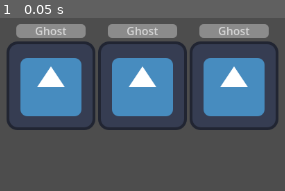
Above: before the commit, frame 1.
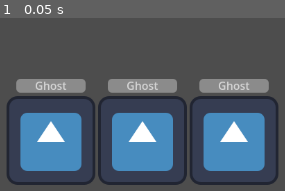
Above: after the commit, the same moment.

Repository: MrFaceguy/slay-the-park
Game: Godot game, scene res://Resources/Enemies/MainScene.tscn
Same seed, same stepped clock (60 frames per second), same inputs: the game is played once before the commit and once after it. The project has no main scene, so this scene is started directly. The engine's default icon, where the game draws it, is replaced by a stand-in: a white triangle on a blue panel in a dark square.
Inputs:
- Up to frame 1 (0.05 s): no input

The runs differ from the first frame. In frame 1, 56% of the frame differs, in the area x 2-98%, y 3-97%.

Commit message:
Slowly solving how to modify cards

Diff:
--- a/Resources/Enemies/MainScene.tscn
+++ b/Resources/Enemies/MainScene.tscn
@@ -17,10 +17,11 @@
 anchor_bottom = 1.0
 grow_horizontal = 2
 grow_vertical = 2
+alignment = 1
 
 [node name="Enemies" type="HBoxContainer" parent="Horizon"]
 layout_mode = 2
-size_flags_vertical = 10
+size_flags_vertical = 8
 alignment = 1
 
 [node name="Enemy" parent="Horizon/Enemies" instance=ExtResource("1_ffsmo")]
@@ -31,8 +32,3 @@
 
 [node name="Enemy3" parent="Horizon/Enemies" instance=ExtResource("1_ffsmo")]
 layout_mode = 2
-
-[node name="Hand" type="HBoxContainer" parent="Horizon"]
-layout_mode = 2
-size_flags_vertical = 10
-alignment = 1
--- a/card_template.tscn
+++ b/card_template.tscn
@@ -2,11 +2,12 @@
 
 [ext_resource type="Texture2D" uid="uid://dtwvjc2hd7my6" path="res://icon.svg" id="1_aec3p"]
 
-[node name="Panel" type="Panel"]
-offset_right = 400.0
-offset_bottom = 600.0
+[node name="Card" type="Control"]
+layout_mode = 3
+anchor_right = 0.2
+anchor_bottom = 0.5
 
-[node name="VBoxContainer" type="VBoxContainer" parent="."]
+[node name="Panel" type="Panel" parent="."]
 layout_mode = 1
 anchors_preset = 15
 anchor_right = 1.0
@@ -14,10 +15,23 @@
 grow_horizontal = 2
 grow_vertical = 2
 
-[node name="HBoxContainer2" type="HBoxContainer" parent="VBoxContainer"]
+[node name="MarginContainer" type="MarginContainer" parent="Panel"]
+layout_mode = 1
+anchors_preset = -1
+anchor_right = 1.0
+anchor_bottom = 1.0
+grow_horizontal = 2
+grow_vertical = 2
+
+[node name="VBoxContainer" type="VBoxContainer" parent="Panel/MarginContainer"]
 layout_mode = 2
 
-[node name="Name" type="Label" parent="VBoxContainer/HBoxContainer2"]
+[node name="HBoxContainer2" type="HBoxContainer" parent="Panel/MarginContainer/VBoxContainer"]
+layout_mode = 2
+size_flags_horizontal = 4
+size_flags_vertical = 4
+
+[node name="Name" type="Label" parent="Panel/MarginContainer/VBoxContainer/HBoxContainer2"]
 custom_minimum_size = Vector2(0, 50)
 layout_mode = 2
 size_flags_horizontal = 3
@@ -25,7 +39,7 @@
 horizontal_alignment = 1
 vertical_alignment = 1
 
-[node name="Cost" type="Label" parent="VBoxContainer/HBoxContainer2"]
+[node name="Cost" type="Label" parent="Panel/MarginContainer/VBoxContainer/HBoxContainer2"]
 custom_minimum_size = Vector2(0, 50)
 layout_mode = 2
 size_flags_horizontal = 3
@@ -33,17 +47,18 @@
 horizontal_alignment = 1
 vertical_alignment = 1
 
-[node name="TextureRect" type="TextureRect" parent="VBoxContainer"]
-custom_minimum_size = Vector2(300, 300)
+[node name="TextureRect" type="TextureRect" parent="Panel/MarginContainer/VBoxContainer"]
 layout_mode = 2
 size_flags_horizontal = 4
 size_flags_vertical = 4
 texture = ExtResource("1_aec3p")
 
-[node name="HBoxContainer" type="HBoxContainer" parent="VBoxContainer"]
+[node name="HBoxContainer" type="HBoxContainer" parent="Panel/MarginContainer/VBoxContainer"]
 layout_mode = 2
+size_flags_horizontal = 4
+size_flags_vertical = 4
 
-[node name="Type" type="Label" parent="VBoxContainer/HBoxContainer"]
+[node name="Type" type="Label" parent="Panel/MarginContainer/VBoxContainer/HBoxContainer"]
 custom_minimum_size = Vector2(0, 50)
 layout_mode = 2
 size_flags_horizontal = 3
@@ -51,7 +66,7 @@
 horizontal_alignment = 1
 vertical_alignment = 1
 
-[node name="Subtype" type="Label" parent="VBoxContainer/HBoxContainer"]
+[node name="Subtype" type="Label" parent="Panel/MarginContainer/VBoxContainer/HBoxContainer"]
 custom_minimum_size = Vector2(0, 50)
 layout_mode = 2
 size_flags_horizontal = 3
@@ -59,11 +74,9 @@
 horizontal_alignment = 1
 vertical_alignment = 1
 
-[node name="Description" type="Label" parent="VBoxContainer"]
-custom_minimum_size = Vector2(300, 150)
+[node name="Description" type="Label" parent="Panel/MarginContainer/VBoxContainer"]
 layout_mode = 2
-size_flags_horizontal = 4
+size_flags_vertical = 1
 text = "Description goes here."
 horizontal_alignment = 1
 vertical_alignment = 1
-autowrap_mode = 2
--- /dev/null
+++ b/hand.gd
@@ -0,0 +1,14 @@
+extends Control
+
+@export var card_spacing := 150.0
+@export var start_offset := Vector2(0, 0)
+
+func _ready():
+	align_cards()
+
+func align_cards():
+	var x_pos := start_offset.x
+	for card in get_children():
+		if card is Control:
+			card.position = Vector2(x_pos, start_offset.y)
+			x_pos += card_spacing
--- /dev/null
+++ b/hand.tscn
@@ -0,0 +1,28 @@
+[gd_scene load_steps=3 format=3 uid="uid://baknxswamtmeu"]
+
+[ext_resource type="Script" uid="uid://t1mg63w8n0x" path="res://hand.gd" id="1_u4p2i"]
+[ext_resource type="PackedScene" uid="uid://bt3n1115bklo7" path="res://card_template.tscn" id="2_bfasp"]
+
+[node name="Hand" type="Control"]
+layout_mode = 3
+anchors_preset = 15
+anchor_right = 1.0
+anchor_bottom = 1.0
+grow_horizontal = 2
+grow_vertical = 2
+script = ExtResource("1_u4p2i")
+
+[node name="Card" parent="." instance=ExtResource("2_bfasp")]
+layout_mode = 1
+
+[node name="Card2" parent="." instance=ExtResource("2_bfasp")]
+layout_mode = 1
+
+[node name="Card3" parent="." instance=ExtResource("2_bfasp")]
+layout_mode = 1
+
+[node name="Card4" parent="." instance=ExtResource("2_bfasp")]
+layout_mode = 1
+
+[node name="Card5" parent="." instance=ExtResource("2_bfasp")]
+layout_mode = 1
Not shown, added: hand.gd.uid
